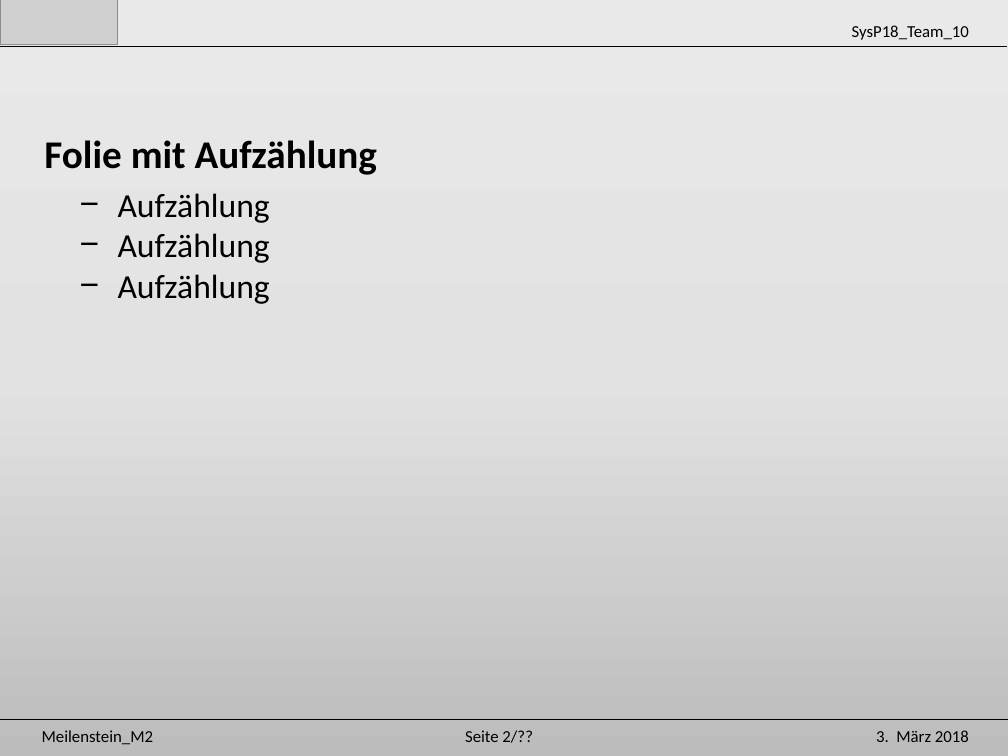
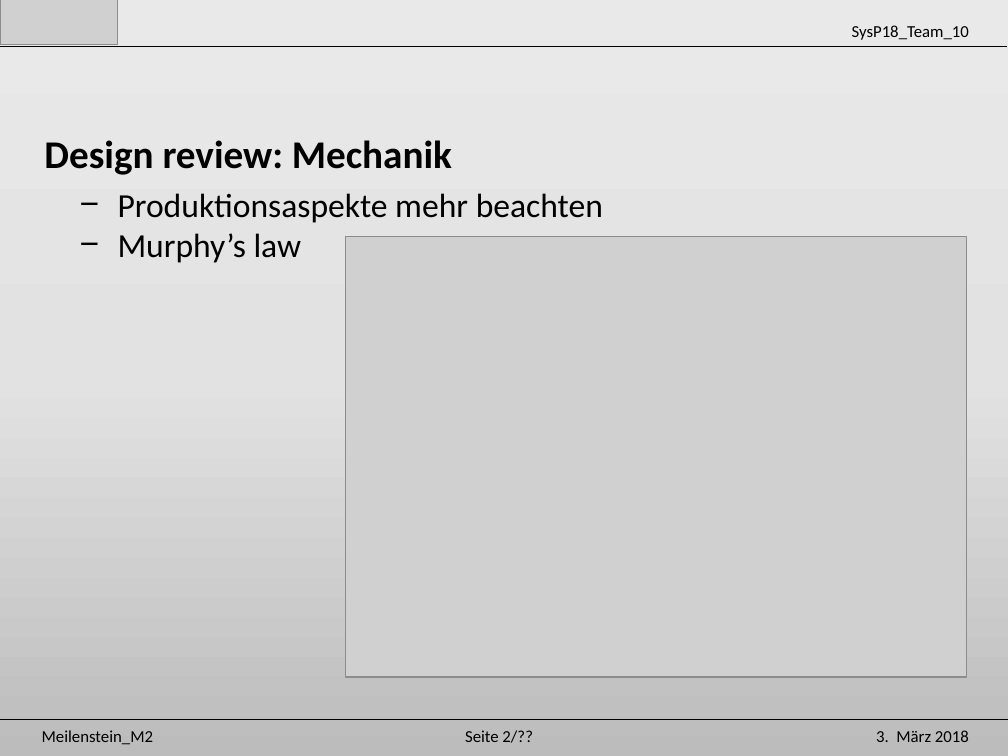
Before and after one commit to Unaqwyn/SysP18_1cv, a slide deck: slide 3 of 01_Organisation/02_Meilensteine/m2/M2_Mech.pptx. Drawn at 1008x756 pixels with LibreOffice and Linux fonts; fonts in the diff are those of the drawing; grey boxes stand for pictures. Boxes give left, top, right and bottom in pixels: in the first picture for what was removed or moved away, otherwise in the second. Text is boxed around its words. In the diff, an @@ line names an element or a change of style, - is before the commit and + after.

Commit message:
Mechanik Präsentation M2

```diff
--- a/01_Organisation/02_Meilensteine/m2/M2_Mech.pptx
+++ b/01_Organisation/02_Meilensteine/m2/M2_Mech.pptx
@@ text at <box>44,140,452,175</box>: text changed @@
-Folie mit Aufzählung
+Design review: Mechanik
@@ text at <box>118,193,603,263</box>: text changed @@
-− Aufzählung
-− Aufzählung
-− Aufzählung
+− Produktionsaspekte mehr beachten
+− Murphy’s law
@@ picture added at <box>346,237,968,677</box> @@
```
Also in this commit, not shown: 1 other slide changed, 1 slide removed.
